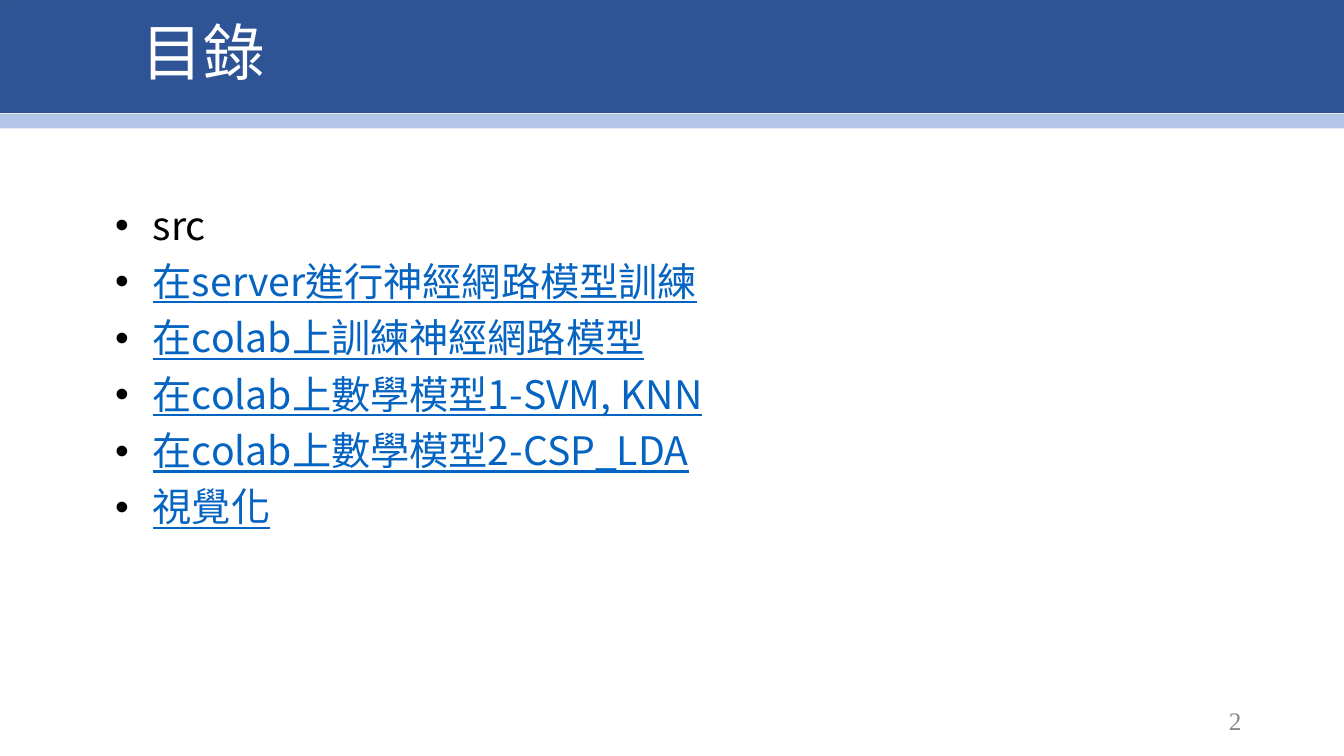
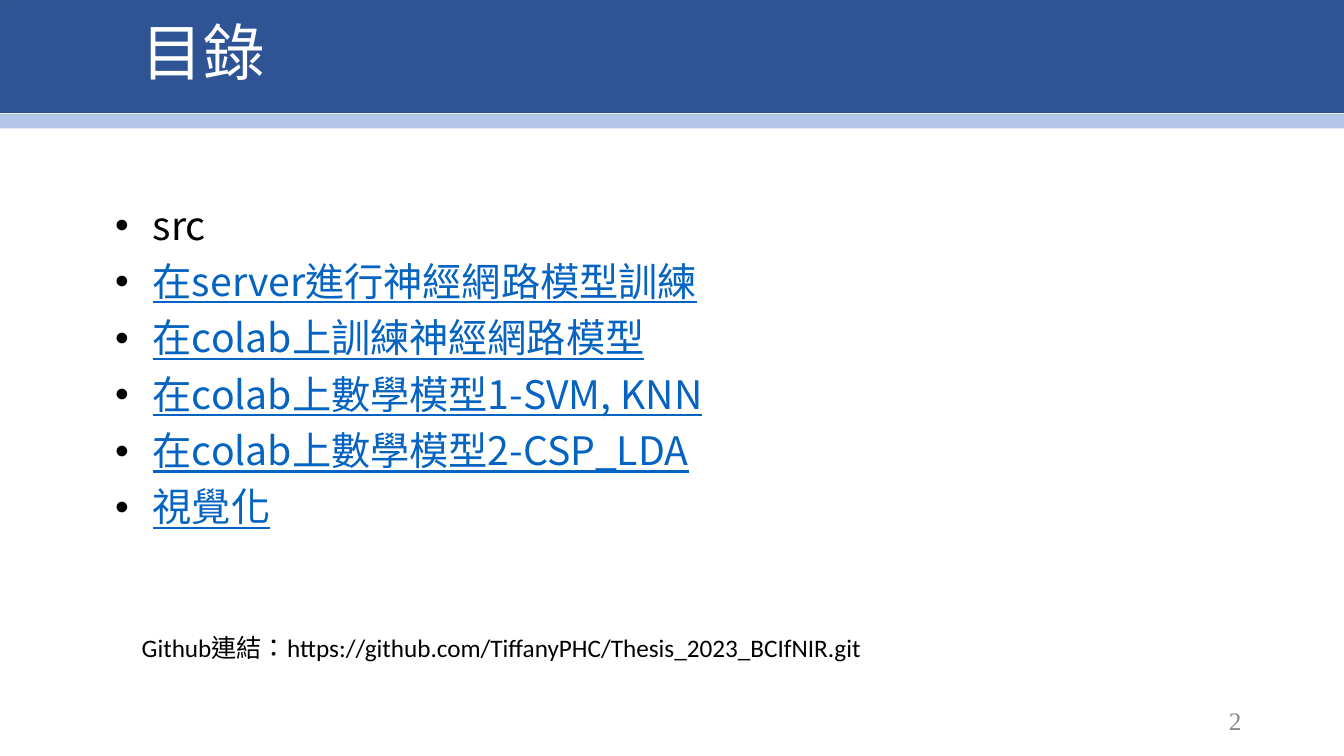
Before and after one commit to TiffanyPHC/Thesis_2023_BCIfNIR, a slide deck: slide 2 of README.pptx. Drawn at 1344x756 pixels with LibreOffice and Linux fonts; fonts in the diff are those of the drawing; background and template pictures are left out. Boxes give left, top, right and bottom in pixels: in the first picture for what was removed or moved away, otherwise in the second. Text is boxed around its words. In the diff, an @@ line names an element or a change of style, - is before the commit and + after.

```diff
--- a/README.pptx
+++ b/README.pptx
@@ text added at bbox=[142, 636, 861, 662], 18 pt, text #000000 @@
+Github連結：https://github.com/TiffanyPHC/Thesis_2023_BCIfNIR.git
```
